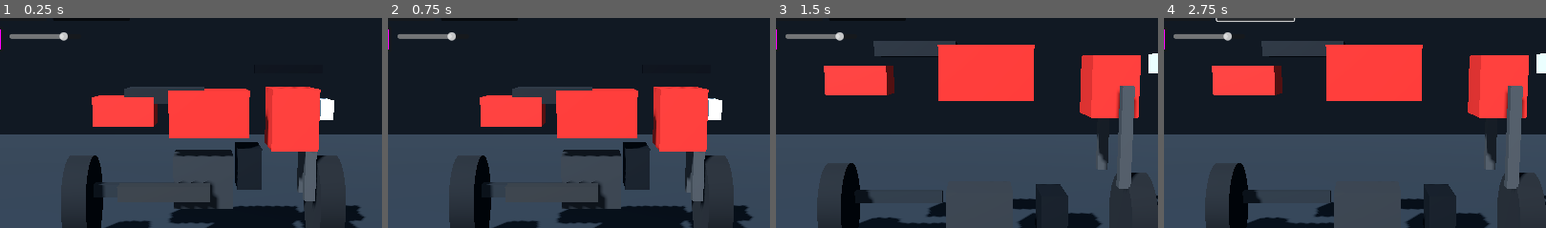
Above: before the commit, frames 1-4 (left to right).
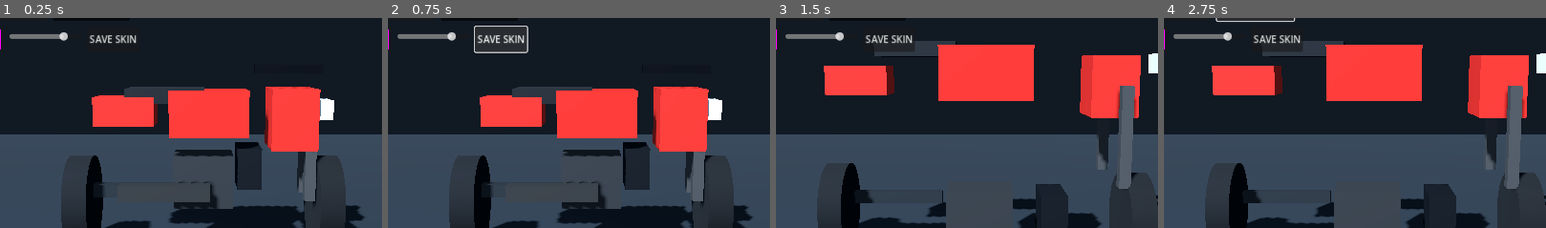
Above: after the commit, the same moments.

Repository: metsam-mastem/Atomic-Z-Customi-Z
Game: Godot game, scene res://scenes/main.tscn
The game is run twice, just before and just after one commit, with the same random seed, the same clock (stepped at 60 frames per second) and the same inputs.
Inputs (mouse positions are % of the whole screen's width and height, from its top left):
- Up to frame 1 (0.25 s): no input
- Up to frame 2 (0.75 s): click (38, 21) at 0.5 s, where only the run after the commit has a clickable "SAVE SKIN"
- Up to frame 3 (1.5 s): click "EXPLODED / STOCK" at 1.25 s
- Up to frame 4 (2.75 s): click "NEON ON / OFF" at 2 s
The pictures show only the part of the screen within x 23-73%, y 16-66%; the shares and areas given below are measured in that part.

The runs differ from the first frame. In frame 1, 0.3% of the frame differs, in the area x 23-36%, y 8-13%; in frame 2, 0.8%, in the area x 22-37%, y 3-17%; in frame 3, 0.7%; in frame 4, 0.7%.

Commit message:
feat: add save skin action to garage controls

Diff:
--- a/scripts/main.gd
+++ b/scripts/main.gd
@@ -151,6 +151,11 @@
 	glow_slider.value_changed.connect(_on_glow_changed)
 	skin_controls.add_child(glow_slider)
 
+	var save_skin_button := Button.new()
+	save_skin_button.text = "SAVE SKIN"
+	save_skin_button.pressed.connect(_on_save_neon_skin)
+	skin_controls.add_child(save_skin_button)
+
 	var disclaimer := Label.new()
 	disclaimer.text = "CONCEPT PLACEHOLDER — NOT FACTORY CAD / NOT ENGINEERING-VALIDATED"
 	disclaimer.anchor_left = 0.0
@@ -198,6 +203,10 @@
 func _on_glow_changed(value: float) -> void:
 	if is_instance_valid(_neon_skin):
 		_neon_skin.set_glow_intensity(value)
+
+func _on_save_neon_skin() -> void:
+	if is_instance_valid(_neon_skin) and not _neon_skin.save_skin():
+		push_warning("Could not save neon skin to user data directory.")
 
 func _on_reset_camera() -> void:
 	_orbit_angle = 0.0
